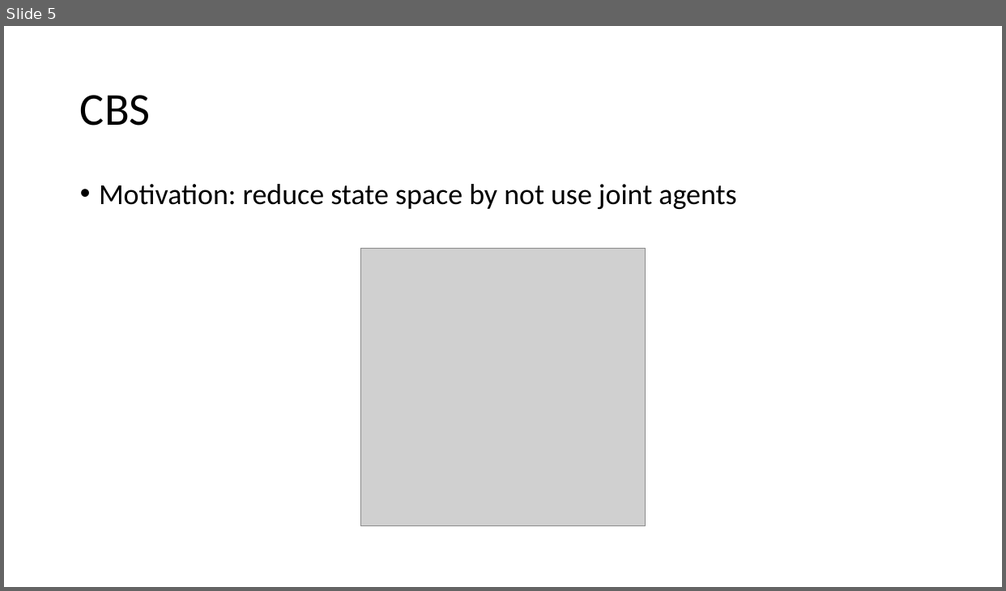
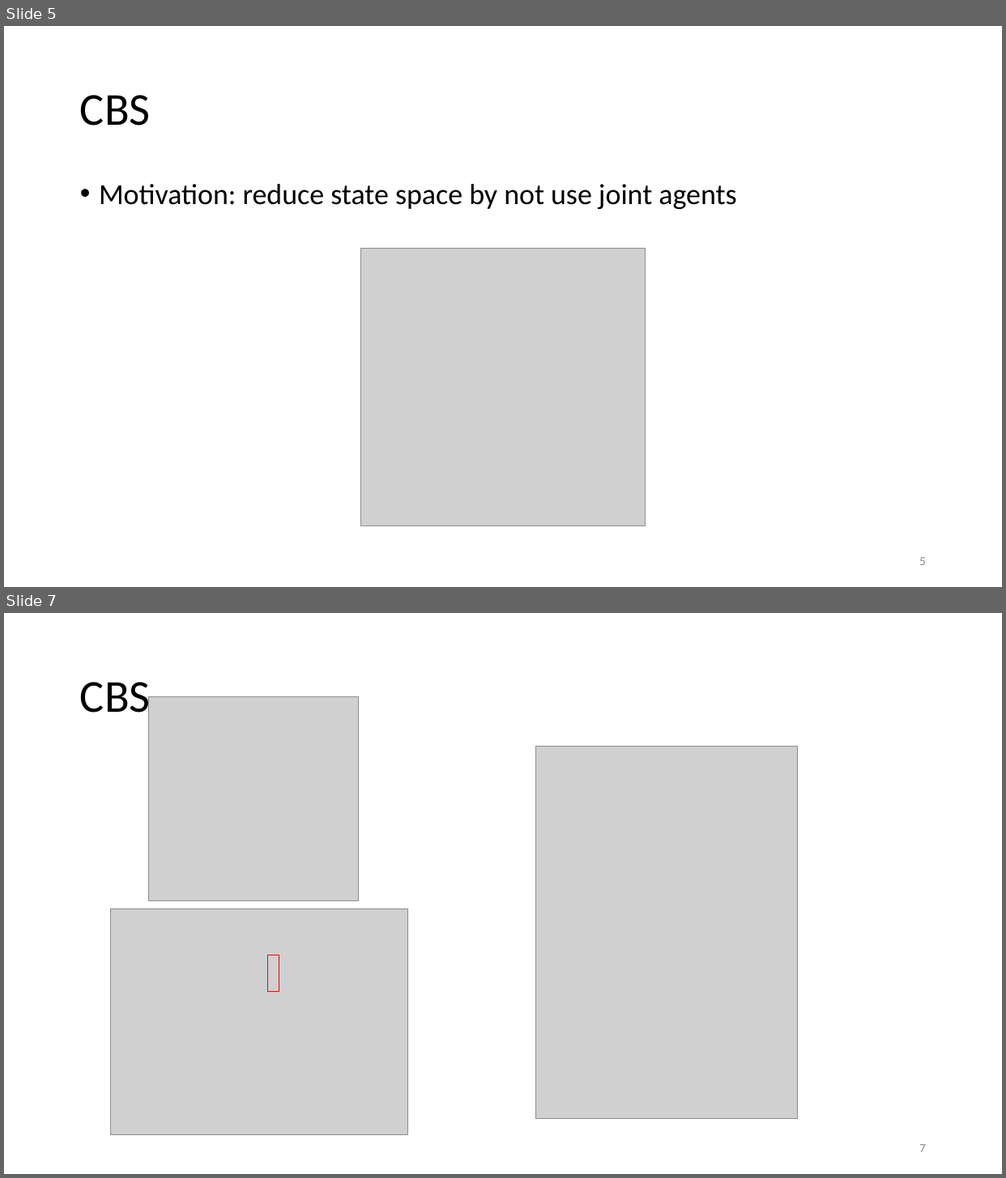
Before and after one commit to DemirDorukDilek/CBS, a slide deck: dahahilipls.pptx. Shown one above the other, each under a label of ours: slide 5 before the commit, slides 5 and 7 after it; the slides between them are not shown. The pictures are 1006x591 and 1006x1178 pixels, drawn with LibreOffice and Linux fonts; fonts in the diff are those of the drawing; grey boxes stand for pictures. Boxes give left, top, right and bottom in pixels: in the first picture for what was removed or moved away, otherwise in the second. Text is boxed around its words. In the diff, an @@ line names an element or a change of style, - is before the commit and + after.

```diff
--- a/dahahilipls.pptx
+++ b/dahahilipls.pptx
@@ slide 7 added at bbox=[4, 613, 1002, 1174], background #FFFFFF @@
@@ title added at bbox=[80, 682, 151, 722], 44 pt, text #000000 @@
+CBS
@@ picture added at bbox=[149, 697, 358, 901] @@
@@ picture added at bbox=[535, 747, 798, 1119] @@
@@ picture added at bbox=[111, 909, 408, 1135] @@
@@ rectangle added at bbox=[267, 956, 279, 992], outline #FF0000 1 pt @@
@@ page number added at bbox=[919, 1144, 926, 1152], 12 pt, text #8C8C8C @@
+7
@@ slide 5 changed as well @@
@@ page number added at bbox=[919, 557, 926, 565], 12 pt, text #8C8C8C @@
+5
```
Also in this commit, not shown: 9 other slides changed, 7 other slides added, 3 slides removed, 1 other file.
